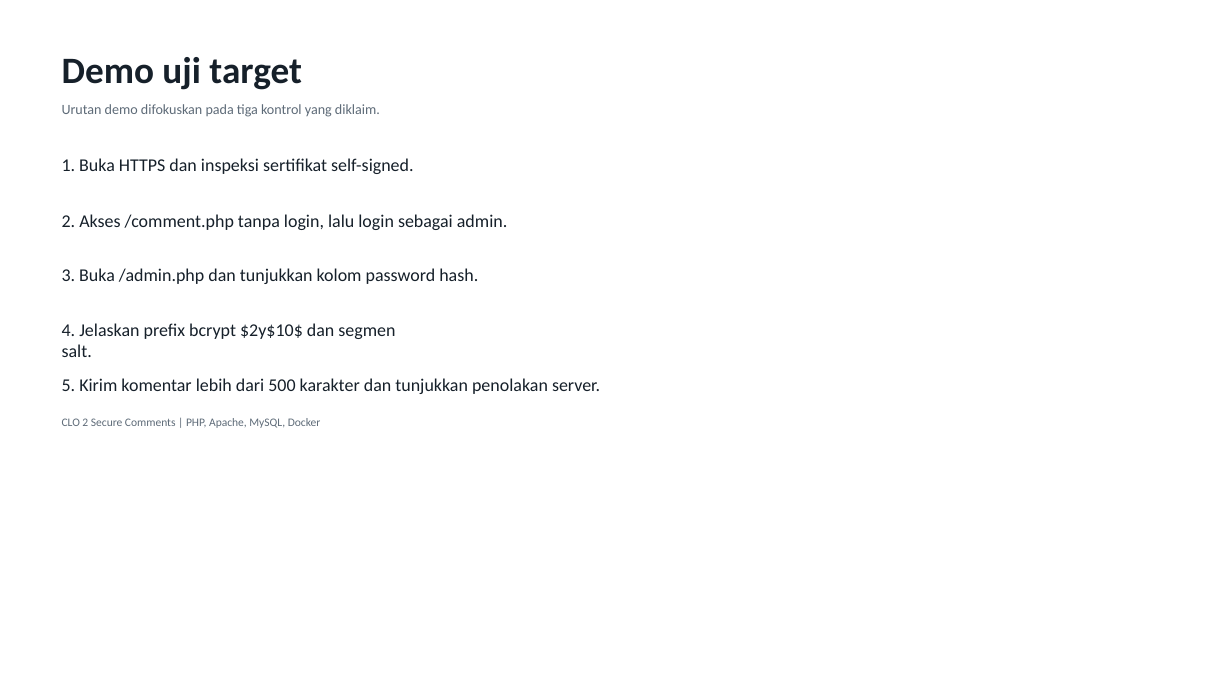
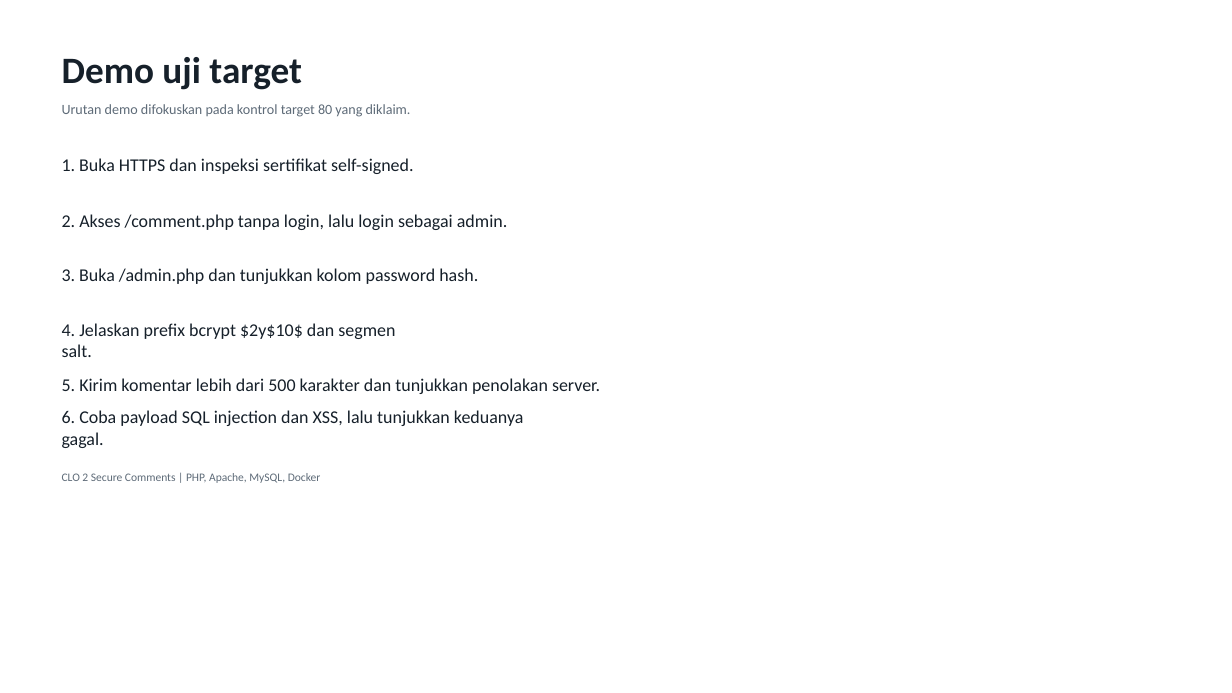
Before and after one commit to ArdeezYy/mawang_clo2, a slide deck: slide 6 of presentation/output/CLO2_Secure_Comments.pptx. Drawn at 1232x693 pixels with LibreOffice and Linux fonts; fonts in the diff are those of the drawing. Boxes give left, top, right and bottom in pixels: in the first picture for what was removed or moved away, otherwise in the second. Text is boxed around its words. In the diff, an @@ line names an element or a change of style, - is before the commit and + after.

Commit message:
Align CLO2 documentation with target 80

```diff
--- a/presentation/output/CLO2_Secure_Comments.pptx
+++ b/presentation/output/CLO2_Secure_Comments.pptx
@@ text at (62, 104, 411, 117): text changed @@
-Urutan demo difokuskan pada tiga kontrol yang diklaim.
+Urutan demo difokuskan pada kontrol target 80 yang diklaim.
@@ text added at (62, 410, 524, 448), 21 pt, text #16202A @@
+6. Coba payload SQL injection dan XSS, lalu tunjukkan keduanya gagal.
@@ text "CLO 2 Secure Comments | ...": place and size @@
-text "CLO 2 Secure Comments | ..." at (62, 418, 321, 428)
+text "CLO 2 Secure Comments | ..." at (62, 473, 321, 483)
```
Also in this commit, not shown: 5 other slides changed, 6 other files.
